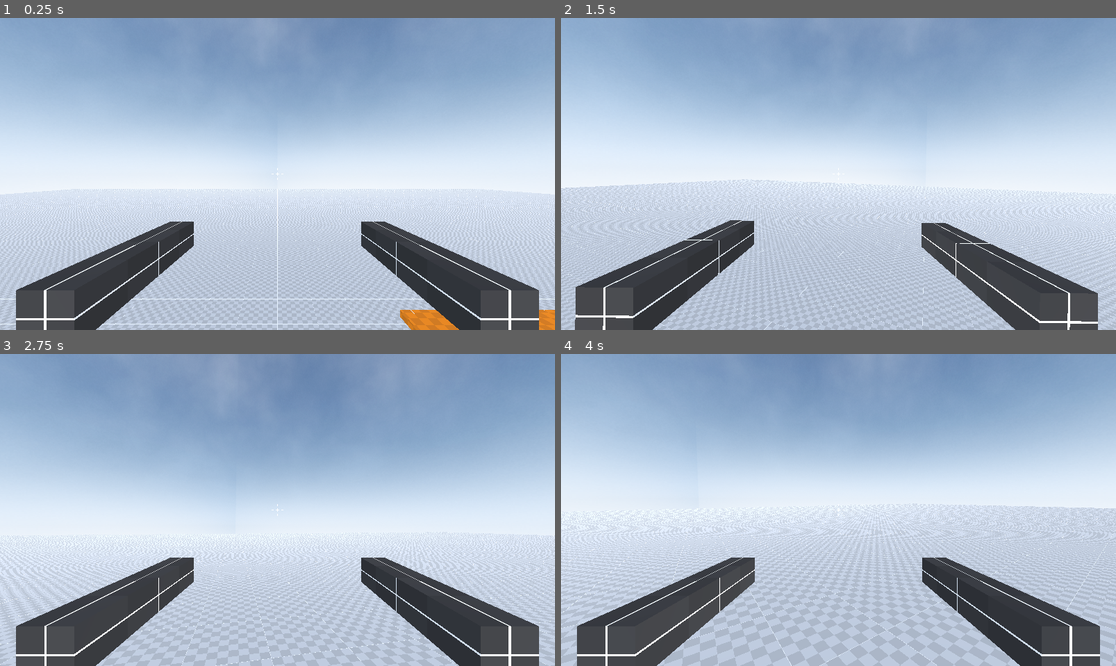
Above: before the commit, frames 1-4 (two rows, left to right).
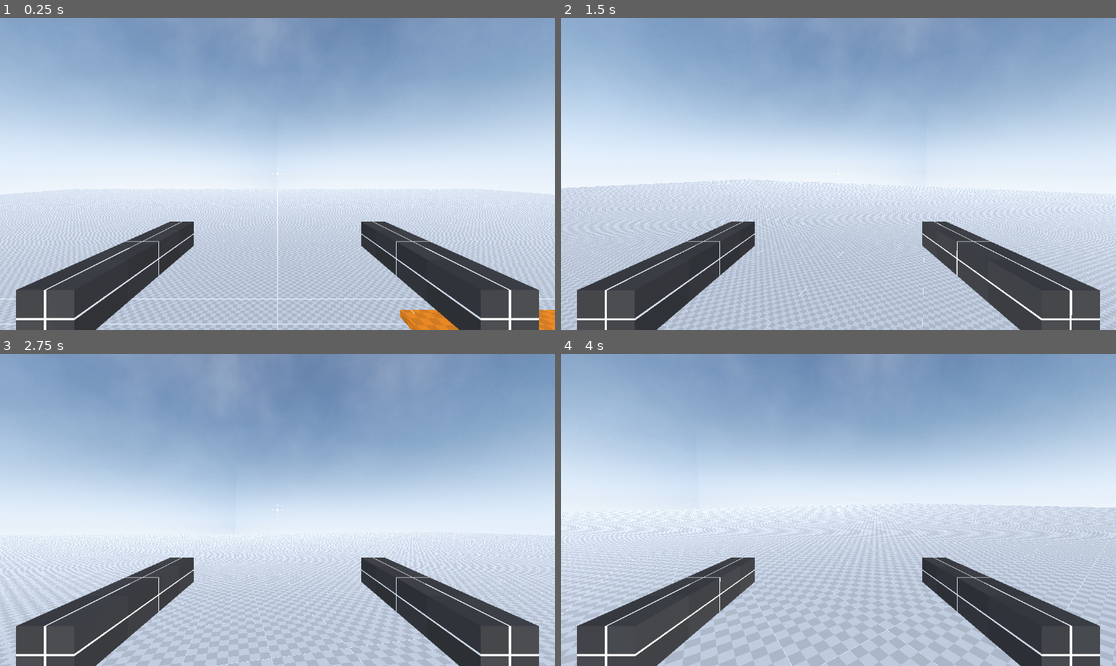
Above: after the commit, the same moments.

Repository: Emaleth/Anathema_old
Game: Godot game, scene res://world.tscn
Same seed, same stepped clock (60 frames per second), same inputs: the game is played once before the commit and once after it.
Inputs (mouse positions are in pixels of both pictures, inside the frame that each line leads up to):
- Up to frame 1 (0.25 s): no input
- Up to frame 2 (1.5 s): move the mouse to (866, 174) at 0.52 s; hold C (crouch) 0.53-1.28 s; hold W (move_forward) from 0.53 s (still down); click (866, 174) at 0.67 s; tap Space (jump) at 0.77 s; move the mouse to (810, 174) at 1.27 s; click (810, 174) at 1.35 s
- Up to frame 3 (2.75 s): keep holding W (move_forward); tap Space (jump) at 1.52 s; move the mouse to (288, 503) at 2.02 s; right-click (288, 503) at 2.1 s; click (288, 503) at 2.17 s
- Up to frame 4 (4 s): keep holding W (move_forward); move the mouse to (832, 516) at 2.77 s; tap Shift (sprint) at 2.85 s; click (832, 516) at 2.92 s; tap Space (jump) at 3.02, 3.77 s; move the mouse to (877, 513) at 3.52 s; hold C (crouch) from 3.53 s (still down); click (877, 513) at 3.67 s

The runs differ from the first frame. In frame 1, 0.5% of the frame differs, in the area x 2-98%, y 65-100%; in frame 2, 3.8%; in frame 3, 3.9%; in frame 4, 6.4%, in the area x 0-100%, y 47-100%.

Commit message:
Changes to be committed: 	new file:   assets/sounds/jump.wav 	new file:   assets/sounds/jump.wav.import 	modified:   source/actors/player/player.gd 	modified:   source/actors/player/player.tscn 	modified:   source/core/keybindings.gd

Diff:
--- a/source/actors/player/player.gd
+++ b/source/actors/player/player.gd
@@ -5,9 +5,10 @@
 const CROUCHING_SPEED = 2.0
 const SPRINTING_SPEED = 10.0
 const JUMP_VELOCITY = 4.5
-const STANDING_HEAD_HEIGHT := 1.55
-const CROUCHING_HEAD_HEIGHT := 1.0
+const STANDING_HEAD_HEIGHT := 0.75
+const CROUCHING_HEAD_HEIGHT := 0.2
 const HEAD_TILT_DEGREES := 25.0
+const UPPER_BODY_TILT_DEGREES := 27.0
 const JUMP_GRACE_PERIOD := 1.0
 const STEP_LENGHT := 1.5
 
@@ -35,24 +36,26 @@
 	preload("res://assets/sounds/footsteps/footstep07.ogg"),
 ]
 
-@onready var head := $Head
-@onready var camera := $Head/Camera3D
+@onready var head := $UpperBody/Head
+@onready var camera := $UpperBody/Head/Camera3D
 @onready var footsteps_audio := $FootstepsAudio
-@onready var breathing_audio := $Head/BreathingAudio
+@onready var breathing_audio := $UpperBody/Head/BreathingAudio
 @onready var animation_player := $AnimationPlayer
 @onready var standing_collision_shape := $StandingCollisionShape
 @onready var crouching_collision_shape := $CrouchingCollisionShape
 @onready var head_raycast := $RayCast3D2
 @onready var feet_raycast := $RayCast3D
 @onready var viewport_size : Vector2 = get_viewport().size
-@onready var right_hand := $Head/RightHand
-@onready var left_hand := $Head/LeftHand
+@onready var right_hand := $UpperBody/Head/RightHand
+@onready var left_hand := $UpperBody/Head/LeftHand
+@onready var upper_body := $UpperBody
 
 var last_in_air_velocity := 0.0
 var mouse_motion_event_relative_x := 0.0
 var mouse_motion_event_relative_y := 0.0
 var direction := Vector3.ZERO
 @export var crouched := false
+var tilt := 0.0
 
 func _ready():
 	Input.mouse_mode = Input.MOUSE_MODE_CAPTURED
@@ -60,10 +63,12 @@
 
 func _physics_process(delta):
 	get_direction()
+	get_tilt()
 	check_is_on_floor(delta)
 	rotate_camera()
 	rotate_player()
 	tilt_head()
+	tilt_upper_body()
 	weapon_sway()
 	footsteps()
 	reset_mouse_motion_event_relative()
@@ -126,6 +131,11 @@
 	direction = (transform.basis * Vector3(input_dir.x, 0, input_dir.y)).normalized()
 
 
+func get_tilt():
+	tilt = 0.0
+	tilt = Input.get_action_strength("tilt_left") - Input.get_action_strength("tilt_right")
+
+
 func reset_mouse_motion_event_relative():
 		mouse_motion_event_relative_x = 0
 		mouse_motion_event_relative_y = 0
@@ -154,7 +164,7 @@
 
 
 func rotate_camera():
-	head.rotate_x(mouse_motion_event_relative_y * Settings.mouse_sensitivity * -1)
+	head.rotation.x += mouse_motion_event_relative_y * Settings.mouse_sensitivity * -1
 	head.rotation_degrees.x = clamp(head.rotation_degrees.x, -90, 90)
 
 func weapon_sway():
@@ -180,7 +190,7 @@
 		hand.rotation_degrees.z = clamp(hand.rotation_degrees.z, -25, 25)
 
 func rotate_player():
-	rotate_y(mouse_motion_event_relative_x * Settings.mouse_sensitivity * -1)
+	rotation.y += mouse_motion_event_relative_x * Settings.mouse_sensitivity * -1
 	rotation_degrees.y = wrap(rotation_degrees.y, -180, 180)
 
 
@@ -188,4 +198,12 @@
 	var head_tilt := 0.0
 	if abs(mouse_motion_event_relative_x / viewport_size.x) > head_tilt_deadzone:
 		head_tilt = -mouse_motion_event_relative_x
-	camera.rotation_degrees.z = lerp(camera.rotation_degrees.z, HEAD_TILT_DEGREES * sign(head_tilt), 0.1)
+	head.rotation_degrees.z = lerp(head.rotation_degrees.z, HEAD_TILT_DEGREES * sign(head_tilt), 0.1)
+
+
+func tilt_upper_body():
+	upper_body.rotation_degrees.z = lerp(upper_body.rotation_degrees.z, UPPER_BODY_TILT_DEGREES * tilt, 0.1)
+
+
+func ads():
+	pass
--- a/source/actors/player/player.tscn
+++ b/source/actors/player/player.tscn
@@ -12,15 +12,12 @@
 radius = 0.3
 height = 1.25
 
-[sub_resource type="BoxMesh" id="BoxMesh_1jcpn"]
-size = Vector3(0.1, 0.1, 0.5)
-
 [sub_resource type="Animation" id="Animation_ftmxe"]
 length = 0.001
 tracks/0/type = "value"
 tracks/0/imported = false
 tracks/0/enabled = true
-tracks/0/path = NodePath("Head/Camera3D:position")
+tracks/0/path = NodePath("UpperBody/Head/Camera3D:position")
 tracks/0/interp = 1
 tracks/0/loop_wrap = true
 tracks/0/keys = {
@@ -32,7 +29,7 @@
 tracks/1/type = "value"
 tracks/1/imported = false
 tracks/1/enabled = true
-tracks/1/path = NodePath("Head/Camera3D:rotation")
+tracks/1/path = NodePath("UpperBody/Head/Camera3D:rotation")
 tracks/1/interp = 1
 tracks/1/loop_wrap = true
 tracks/1/keys = {
@@ -124,7 +121,7 @@
 tracks/0/type = "value"
 tracks/0/imported = false
 tracks/0/enabled = true
-tracks/0/path = NodePath("Head/Camera3D:position")
+tracks/0/path = NodePath("UpperBody/Head/Camera3D:position")
 tracks/0/interp = 1
 tracks/0/loop_wrap = true
 tracks/0/keys = {
@@ -136,7 +133,7 @@
 tracks/1/type = "value"
 tracks/1/imported = false
 tracks/1/enabled = true
-tracks/1/path = NodePath("Head/Camera3D:rotation")
+tracks/1/path = NodePath("UpperBody/Head/Camera3D:rotation")
 tracks/1/interp = 1
 tracks/1/loop_wrap = true
 tracks/1/keys = {
@@ -152,7 +149,7 @@
 tracks/0/type = "value"
 tracks/0/imported = false
 tracks/0/enabled = true
-tracks/0/path = NodePath("Head/Camera3D:position")
+tracks/0/path = NodePath("UpperBody/Head/Camera3D:position")
 tracks/0/interp = 1
 tracks/0/loop_wrap = true
 tracks/0/keys = {
@@ -164,7 +161,7 @@
 tracks/1/type = "value"
 tracks/1/imported = false
 tracks/1/enabled = true
-tracks/1/path = NodePath("Head/Camera3D:rotation")
+tracks/1/path = NodePath("UpperBody/Head/Camera3D:rotation")
 tracks/1/interp = 1
 tracks/1/loop_wrap = true
 tracks/1/keys = {
@@ -227,6 +224,9 @@
 radius = 0.3
 height = 1.8
 
+[sub_resource type="BoxMesh" id="BoxMesh_1jcpn"]
+size = Vector3(0.1, 0.1, 0.5)
+
 [node name="Player" type="CharacterBody3D"]
 script = ExtResource("1_k454m")
 crouched = true
@@ -246,33 +246,6 @@
 emission_angle_enabled = true
 emission_angle_degrees = 90.0
 
-[node name="Head" type="Marker3D" parent="."]
-transform = Transform3D(1, 0, 0, 0, 1, 0, 0, 0, 1, 0, 1.55, 0)
-
-[node name="BreathingAudio" type="AudioStreamPlayer3D" parent="Head"]
-transform = Transform3D(1, 0, 0, 0, 1, 0, 0, 0, 1, 0, -0.0152214, 0)
-max_polyphony = 2
-emission_angle_enabled = true
-
-[node name="Camera3D" type="Camera3D" parent="Head"]
-
-[node name="RayCast3D" type="RayCast3D" parent="Head"]
-target_position = Vector3(0, 0, -1000)
-
-[node name="RightHand" type="Marker3D" parent="Head"]
-transform = Transform3D(1, 0, 0, 0, 1, 0, 0, 0, 1, 0.4, -0.25, -0.6)
-
-[node name="MeshInstance3D" type="MeshInstance3D" parent="Head/RightHand"]
-material_override = ExtResource("2_py1g5")
-mesh = SubResource("BoxMesh_1jcpn")
-
-[node name="LeftHand" type="Marker3D" parent="Head"]
-transform = Transform3D(1, 0, 0, 0, 1, 0, 0, 0, 1, -0.4, -0.25, -0.6)
-
-[node name="MeshInstance3D" type="MeshInstance3D" parent="Head/LeftHand"]
-material_override = ExtResource("2_py1g5")
-mesh = SubResource("BoxMesh_1jcpn")
-
 [node name="AnimationPlayer" type="AnimationPlayer" parent="."]
 libraries = {
 "": SubResource("AnimationLibrary_twy8m")
@@ -288,3 +261,57 @@
 
 [node name="RayCast3D2" type="RayCast3D" parent="."]
 target_position = Vector3(0, 1.8, 0)
+
+[node name="UpperBody" type="Marker3D" parent="."]
+transform = Transform3D(1, 0, 0, 0, 1, 0, 0, 0, 1, 0, 0.8, 0)
+
+[node name="Head" type="Marker3D" parent="UpperBody"]
+transform = Transform3D(1, 0, 0, 0, 1, 0, 0, 0, 1, 0, 0.75, 0)
+
+[node name="BreathingAudio" type="AudioStreamPlayer3D" parent="UpperBody/Head"]
+transform = Transform3D(1, 0, 0, 0, 1, 0, 0, 0, 1, 0, -0.0152214, 0)
+max_polyphony = 2
+emission_angle_enabled = true
+
+[node name="Camera3D" type="Camera3D" parent="UpperBody/Head"]
+cull_mask = 1048573
+
+[node name="RemoteTransform3D" type="RemoteTransform3D" parent="UpperBody/Head/Camera3D"]
+remote_path = NodePath("../SubViewportContainer/SubViewport/Camera3D")
+
+[node name="SubViewportContainer" type="SubViewportContainer" parent="UpperBody/Head/Camera3D"]
+anchors_preset = 15
+anchor_right = 1.0
+anchor_bottom = 1.0
+grow_horizontal = 2
+grow_vertical = 2
+size_flags_horizontal = 3
+size_flags_vertical = 3
+stretch = true
+
+[node name="SubViewport" type="SubViewport" parent="UpperBody/Head/Camera3D/SubViewportContainer"]
+transparent_bg = true
+size = Vector2i(1152, 648)
+
+[node name="Camera3D" type="Camera3D" parent="UpperBody/Head/Camera3D/SubViewportContainer/SubViewport"]
+transform = Transform3D(1, 0, 0, 0, 1, 0, 0, 0, 1, 0, 1.55, 0)
+cull_mask = 2
+
+[node name="RayCast3D" type="RayCast3D" parent="UpperBody/Head"]
+target_position = Vector3(0, 0, -1000)
+
+[node name="RightHand" type="Marker3D" parent="UpperBody/Head"]
+transform = Transform3D(1, 0, 0, 0, 1, 0, 0, 0, 1, 0.4, -0.25, -0.6)
+
+[node name="MeshInstance3D" type="MeshInstance3D" parent="UpperBody/Head/RightHand"]
+layers = 2
+material_override = ExtResource("2_py1g5")
+mesh = SubResource("BoxMesh_1jcpn")
+
+[node name="LeftHand" type="Marker3D" parent="UpperBody/Head"]
+transform = Transform3D(1, 0, 0, 0, 1, 0, 0, 0, 1, -0.4, -0.25, -0.6)
+
+[node name="MeshInstance3D" type="MeshInstance3D" parent="UpperBody/Head/LeftHand"]
+layers = 2
+material_override = ExtResource("2_py1g5")
+mesh = SubResource("BoxMesh_1jcpn")
--- a/source/core/keybindings.gd
+++ b/source/core/keybindings.gd
@@ -5,6 +5,8 @@
 	"move_backward" : KEY_S,
 	"move_left" : KEY_A,
 	"move_right" : KEY_D,
+	"tilt_left" : KEY_Q,
+	"tilt_right" : KEY_E,
 	"jump" : KEY_SPACE,
 	"crouch" : KEY_C,
 	"sprint" : KEY_SHIFT
Not shown, added: assets/sounds/jump.wav.import
Not shown, added: assets/sounds/jump.wav
